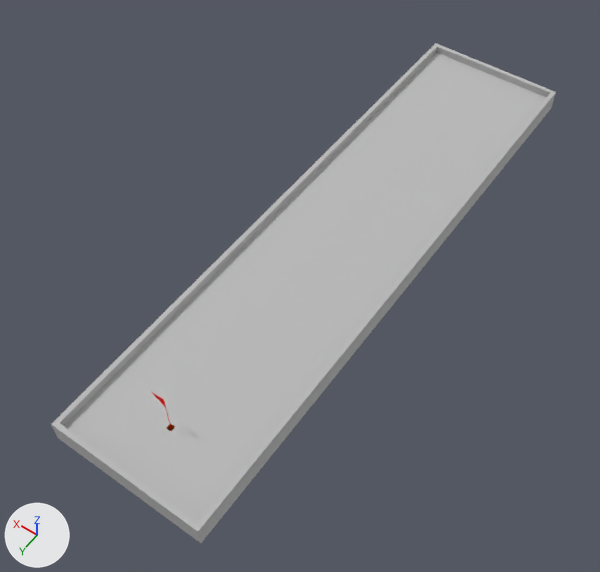
Two versions of the glTF model assets/glb/map/level_2.glb, one commit apart.
Before and after are seen from a camera (50 mm lens) standing at (-5.0, 12.99, 10.91) and looking at (0.16, 5.76, -0.44). The lights are fixed; the arrows at lower left show +X, +Y and +Z. Vertices at the same position are counted once.

Objects in the first picture: 'green'.
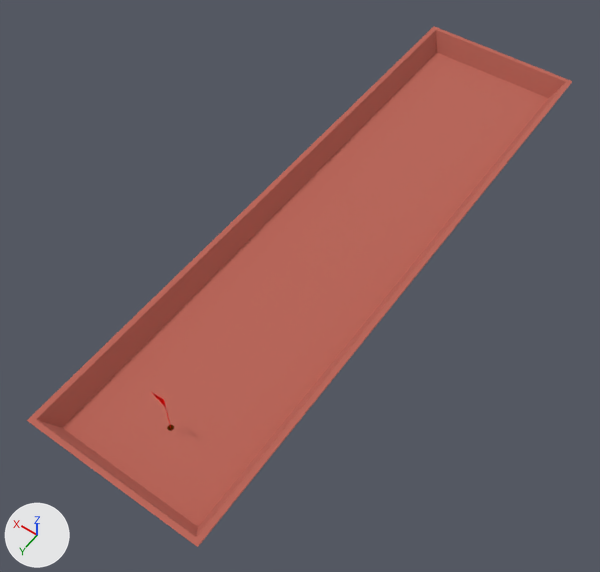
Pixel boxes (x1, y1, x2, y2) of what changed, in the pictures (600 x 572 px):
'green', recoloured, reshaped (grey to brown, 8% wider): before (51, 43, 556, 543); after (27, 26, 572, 547)

The edits, one by one:
Material 'Material' (mat_material) changes colour from light grey #c0c0c0 to brown #bf695b; in linear values from (0.527, 0.527, 0.527) to (0.52, 0.14, 0.104).
me_green is used by ob_green; location (0.0, 4.66, -0.21).
me_green had 1243 vertices, 2482 faces and spanned x -1.39..1.39, y -5.63..5.63, z -0.15..0.28.
me_green now has 1621 vertices, 3238 faces and spans x -1.59..1.59, y -5.84..5.84, z -0.15..0.5.
me_green part 1: 70 vertices moved from x -1.39..1.39, y -5.63..5.63, z 0.14..0.28 to x -1.59..1.59, y -5.84..5.84, z 0.14..0.5; 11 vertices removed from x -0.08..0.08, y 4.55..4.65, z 0.0..0.14; 389 vertices added at x -0.08..0.08, y 4.53..4.68, z 0.0..0.14.
